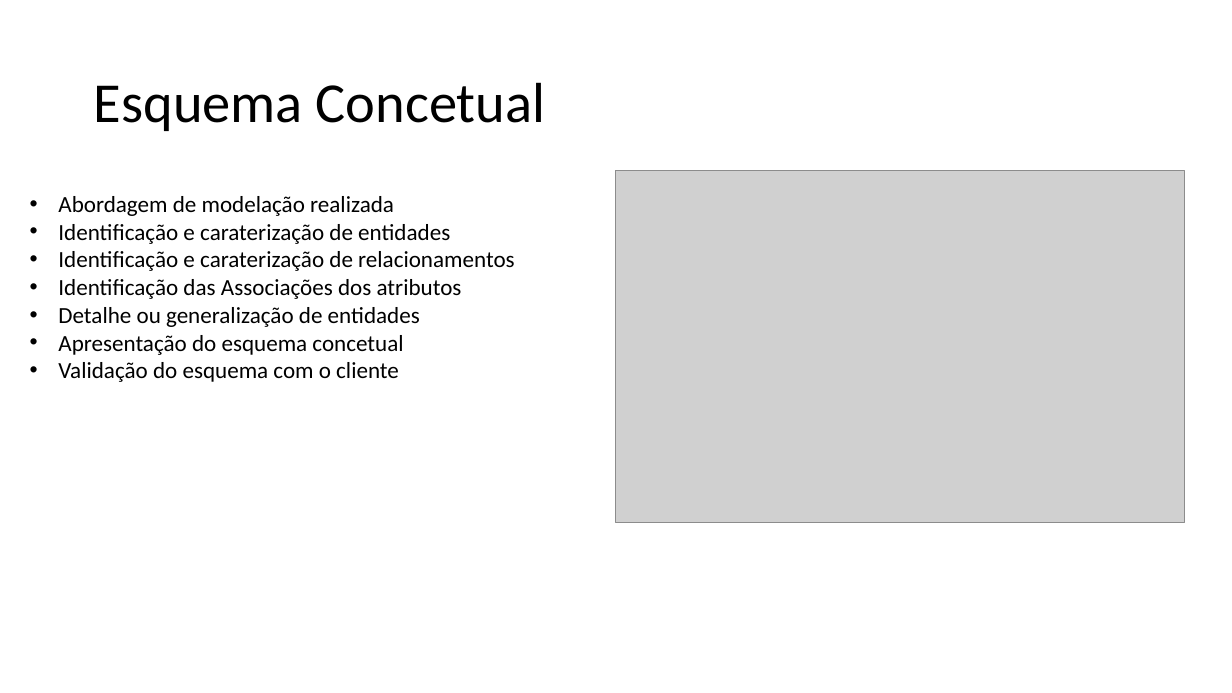
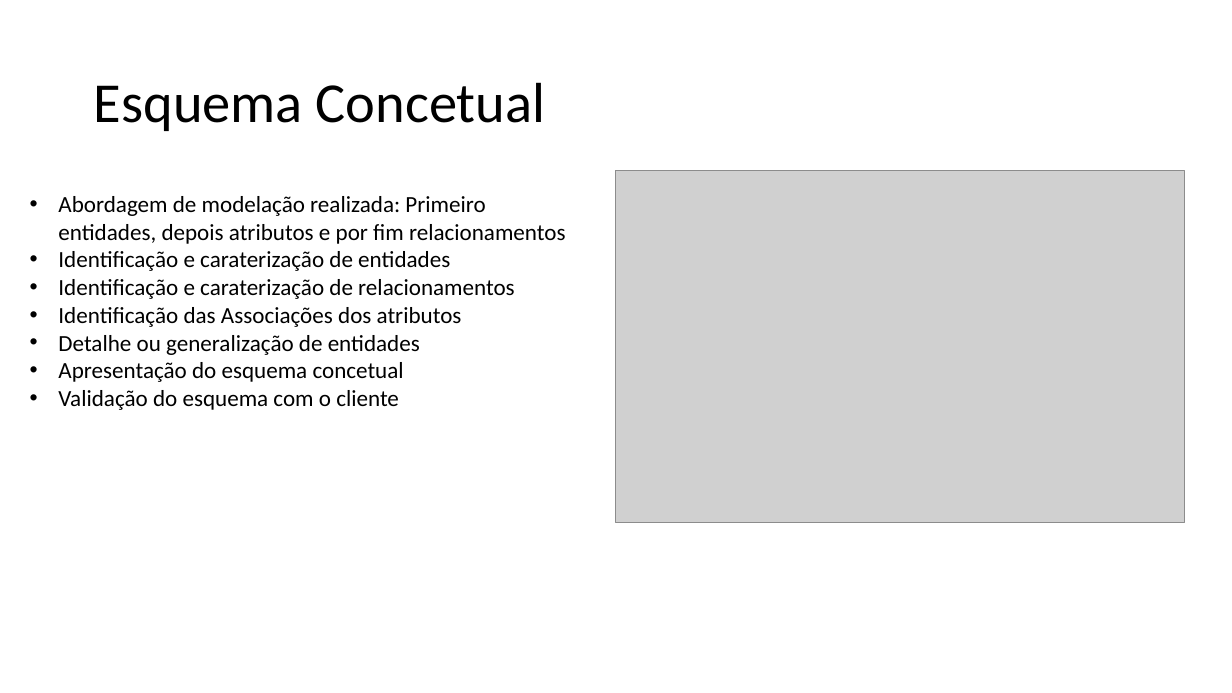
Before and after one commit to PedroCapa/BD, a slide deck: slide 4 of Apresentação BD.pptx. Drawn at 1232x693 pixels with LibreOffice and Linux fonts; fonts in the diff are those of the drawing; grey boxes stand for pictures. Boxes give left, top, right and bottom in pixels: in the first picture for what was removed or moved away, otherwise in the second. Text is boxed around its words. In the diff, an @@ line names an element or a change of style, - is before the commit and + after.

```diff
--- a/Apresentação BD.pptx
+++ b/Apresentação BD.pptx
@@ text at box(58, 196, 566, 244): text changed @@
-• Abordagem de modelação realizada
+• Abordagem de modelação realizada: Primeiro entidades, depois atributos e por fim relacionamentos
```
Also in this commit, not shown: 3 other slides changed.
